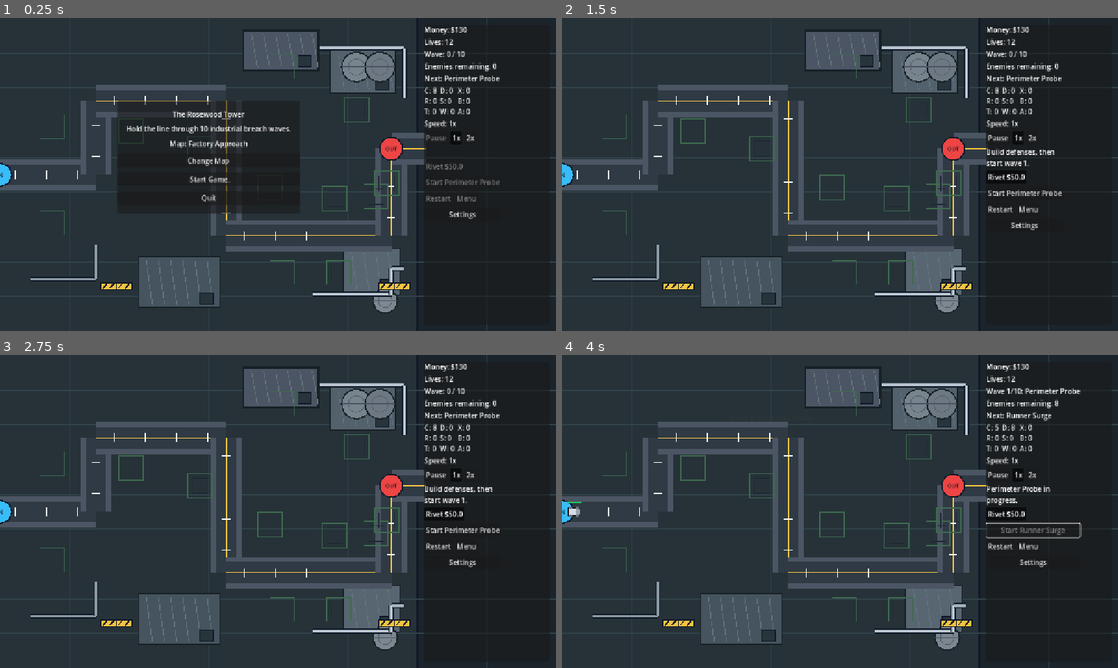
Above: before the commit, frames 1-4 (two rows, left to right).
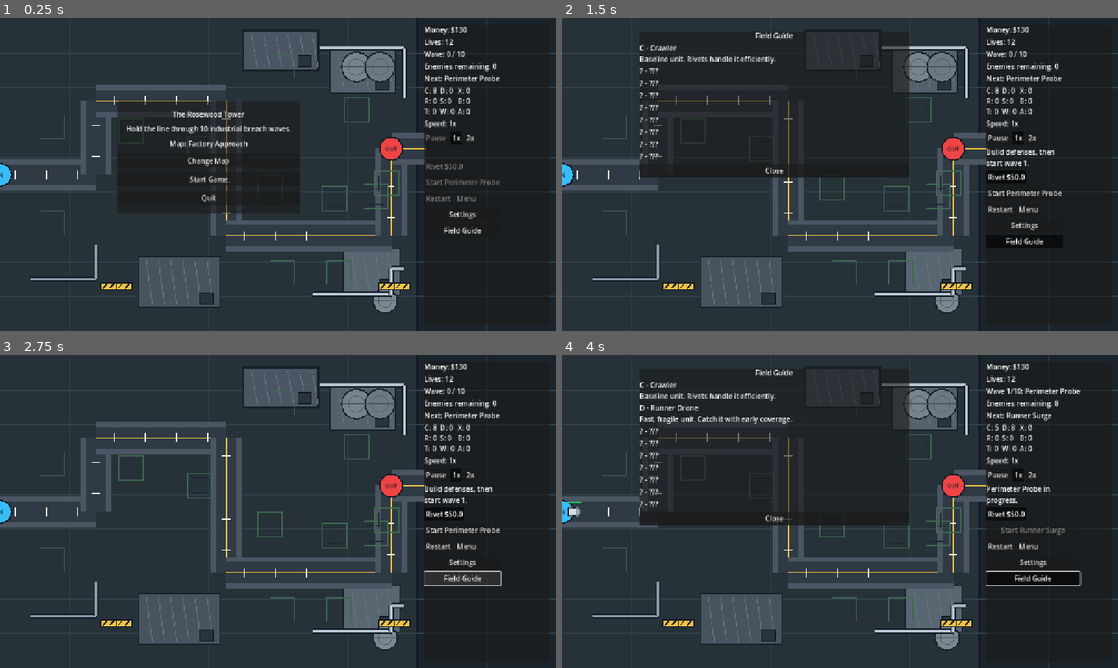
Above: after the commit, the same moments.

Repository: hobsojam/the-rosewood-tower
Game: Godot game, scene res://scenes/Game.tscn
Same seed, same stepped clock (60 frames per second), same inputs: the game is played once before the commit and once after it.
Inputs (mouse positions are in pixels of both pictures, inside the frame that each line leads up to):
- Up to frame 1 (0.25 s): no input
- Up to frame 2 (1.5 s): click (1023, 230) at 0.5 s, where only the run after the commit has a clickable "Field Guide"; click "Start Game" at 1.25 s
- Up to frame 3 (2.75 s): click (461, 577) at 2 s, where only the run after the commit has a clickable "Field Guide"
- Up to frame 4 (4 s): click "Start Perimeter Probe" at 2.75 s; click (1034, 577) at 3.5 s, where only the run after the commit has a clickable "Field Guide"

The runs differ from the first frame. In frame 1, less than 0.1% of the frame differs, in the area x 79-87%, y 66-69%; in frame 2, 9.5%; in frame 3, 0.2%; in frame 4, 11%, in the area x 13-94%, y 4-74%.

Commit message:
Add enemy codex (Field Guide) with progressive discovery
Enemies are revealed in the Field Guide the first time they appear in
the next-wave preview. Until then each entry shows "? - ???". Tooltip
text on the next-wave count labels follows the same rule: populated on
reveal, empty before.

- ENEMY_IDS const replaces the inline array in _create_hud
- ENEMY_CODEX const owns all enemy name/description data; removes
  the parallel _get_enemy_tooltip match function
- seen_enemy_ids tracked in _update_hud when next_counts go > 0
- _create_codex_panel builds the overlay; _update_codex_panel syncs
  both the panel rows and the count-label tooltips on each reveal
- Field Guide button added below Settings; codex_panel added to the
  pointer-over-UI check so clicks inside it don't place towers

Co-Authored-By: Claude Sonnet 4.6 <noreply@anthropic.com>

Diff:
--- a/scripts/Game.gd
+++ b/scripts/Game.gd
@@ -11,6 +11,18 @@
 const RECENT_BONUS_LIMIT := 2
 const TOWER_BONUS_SCALES := [1.0, 0.67, 0.4]
 const TOWER_ORDER := ["basic", "slow", "splash", "railgun", "aaa"]
+const ENEMY_IDS := ["standard", "fast", "decoy", "repair", "shield", "burrower", "armored", "siege", "air"]
+const ENEMY_CODEX := {
+	"standard": {"name": "Crawler", "description": "Baseline unit. Rivets handle it efficiently."},
+	"fast":     {"name": "Runner Drone", "description": "Fast, fragile unit. Catch it with early coverage."},
+	"shield":   {"name": "Shield Carrier", "description": "Protects nearby enemies. Focus the carrier."},
+	"decoy":    {"name": "Signal Decoy", "description": "Tough, low-reward distraction. Targeting mode matters."},
+	"repair":   {"name": "Repair Drone", "description": "Repairs nearby enemies. Kill it before armored groups."},
+	"burrower": {"name": "Tunnel Rig", "description": "Sprints above ground, then burrows. Mortars handle it best."},
+	"air":      {"name": "Rotor Drone", "description": "Air threat. Requires AAA coverage."},
+	"armored":  {"name": "Armored Hauler", "description": "Resists ordinary direct fire. Railguns and blast help."},
+	"siege":    {"name": "Siege Walker", "description": "Very tough, slow, and costs 2 lives if it breaches."},
+}
 const INITIAL_UNLOCKED_TOWERS := ["basic"]
 const REQUIRED_COUNTER_UNLOCKS := {
 	"air": {"id": "unlock_aaa", "name": "AAA Authorization", "description": "Air threat detected. Unlock AAA Flak Turrets.", "unlock_tower_id": "aaa"}
@@ -87,6 +99,10 @@
 var volume_label: Label
 var tower_buttons := {}
 var next_wave_count_labels := {}
+var seen_enemy_ids: Array[String] = []
+var codex_panel: PanelContainer
+var codex_row_labels := {}
+var codex_button: Button
 
 func _ready() -> void:
 	process_mode = Node.PROCESS_MODE_ALWAYS
@@ -180,10 +196,9 @@
 	next_wave_row.add_theme_constant_override("h_separation", 8)
 	next_wave_row.add_theme_constant_override("v_separation", 2)
 	layout.add_child(next_wave_row)
-	for enemy_id in ["standard", "fast", "decoy", "repair", "shield", "burrower", "armored", "siege", "air"]:
+	for enemy_id in ENEMY_IDS:
 		var label := Label.new()
 		label.text = "%s: 0" % _get_enemy_icon(enemy_id)
-		label.tooltip_text = "%s - %s" % [_get_enemy_icon(enemy_id), _get_enemy_tooltip(enemy_id)]
 		label.mouse_filter = Control.MOUSE_FILTER_PASS
 		next_wave_row.add_child(label)
 		next_wave_count_labels[enemy_id] = label
@@ -252,12 +267,19 @@
 	settings_button.pressed.connect(_on_settings_pressed)
 	layout.add_child(settings_button)
 
+	codex_button = Button.new()
+	codex_button.text = "Field Guide"
+	codex_button.toggle_mode = true
+	codex_button.pressed.connect(_on_codex_pressed)
+	layout.add_child(codex_button)
+
 	_create_bonus_panel()
 	_create_settings_panel(layout)
 	_create_selection_panel(layout)
 	_create_overlay_panel()
 	_create_title_panel()
 	_create_feedback_overlays()
+	_create_codex_panel()
 	tower_buttons[selected_tower_id].button_pressed = true
 	speed_1x_button.button_pressed = true
 	_update_tower_unlocks()
@@ -435,6 +457,50 @@
 	quit_button.text = "Quit"
 	quit_button.pressed.connect(_on_quit_pressed)
 	layout.add_child(quit_button)
+
+func _create_codex_panel() -> void:
+	codex_panel = PanelContainer.new()
+	codex_panel.position = Vector2(178, 30)
+	codex_panel.custom_minimum_size = Vector2(620, 0)
+	hud_layer.add_child(codex_panel)
+
+	var layout := VBoxContainer.new()
+	layout.add_theme_constant_override("separation", 6)
+	codex_panel.add_child(layout)
+
+	var title := Label.new()
+	title.text = "Field Guide"
+	title.horizontal_alignment = HORIZONTAL_ALIGNMENT_CENTER
+	layout.add_child(title)
+
+	for enemy_id in ENEMY_IDS:
+		var row := Label.new()
+		row.autowrap_mode = TextServer.AUTOWRAP_WORD_SMART
+		layout.add_child(row)
+		codex_row_labels[enemy_id] = row
+
+	var close_button := Button.new()
+	close_button.text = "Close"
+	close_button.pressed.connect(_on_codex_pressed)
+	layout.add_child(close_button)
+
+	codex_panel.visible = false
+	_update_codex_panel()
+
+func _on_codex_pressed() -> void:
+	codex_panel.visible = not codex_panel.visible
+	codex_button.button_pressed = codex_panel.visible
+
+func _update_codex_panel() -> void:
+	for enemy_id in codex_row_labels:
+		var row: Label = codex_row_labels[enemy_id]
+		if seen_enemy_ids.has(enemy_id):
+			var data: Dictionary = ENEMY_CODEX[enemy_id]
+			row.text = "%s - %s\n%s" % [_get_enemy_icon(enemy_id), data["name"], data["description"]]
+			next_wave_count_labels[enemy_id].tooltip_text = "%s - %s\n%s" % [_get_enemy_icon(enemy_id), data["name"], data["description"]]
+		else:
+			row.text = "? - ???"
+			next_wave_count_labels[enemy_id].tooltip_text = ""
 
 func _get_short_tower_name(tower_id: String) -> String:
 	match tower_id:
@@ -475,29 +541,6 @@
 			push_warning("_get_enemy_icon: unknown enemy_id '%s'" % enemy_id)
 			return "?"
 
-func _get_enemy_tooltip(enemy_id: String) -> String:
-	match enemy_id:
-		"standard":
-			return "Crawler\nBaseline unit. Rivets handle it efficiently."
-		"fast":
-			return "Runner Drone\nFast, fragile unit. Catch it with early coverage."
-		"shield":
-			return "Shield Carrier\nProtects nearby enemies. Focus the carrier."
-		"decoy":
-			return "Signal Decoy\nTough, low-reward distraction. Targeting mode matters."
-		"repair":
-			return "Repair Drone\nRepairs nearby enemies. Kill it before armored groups."
-		"burrower":
-			return "Tunnel Rig\nSprints above ground, then burrows. Mortars handle it best."
-		"air":
-			return "Rotor Drone\nAir threat. Requires AAA coverage."
-		"armored":
-			return "Armored Hauler\nResists ordinary direct fire. Railguns and blast help."
-		"siege":
-			return "Siege Walker\nVery tough, slow, and costs 2 lives if it breaches."
-		_:
-			push_warning("_get_enemy_tooltip: unknown enemy_id '%s'" % enemy_id)
-			return ""
 
 func _try_place_tower(global_pos: Vector2) -> void:
 	if not game_started or wave_manager.game_over:
@@ -1007,7 +1050,7 @@
 
 func _is_pointer_over_ui() -> bool:
 	var mouse_pos := get_viewport().get_mouse_position()
-	for panel in [hud_panel, bonus_panel, selection_panel, settings_panel, overlay_panel, title_panel]:
+	for panel in [hud_panel, bonus_panel, selection_panel, settings_panel, overlay_panel, title_panel, codex_panel]:
 		if panel != null and panel.visible and panel.get_global_rect().has_point(mouse_pos):
 			return true
 	return false
@@ -1040,6 +1083,13 @@
 	enemies_label.text = "Enemies remaining: %s" % wave_manager.get_remaining_enemies()
 	next_wave_label.text = "Next: %s" % wave_manager.get_next_wave_name()
 	var next_counts: Dictionary = wave_manager.get_next_wave_counts()
+	var newly_seen := false
+	for enemy_id in ENEMY_IDS:
+		if int(next_counts.get(enemy_id, 0)) > 0 and not seen_enemy_ids.has(enemy_id):
+			seen_enemy_ids.append(enemy_id)
+			newly_seen = true
+	if newly_seen:
+		_update_codex_panel()
 	for enemy_id in next_wave_count_labels:
 		next_wave_count_labels[enemy_id].text = "%s: %s" % [_get_enemy_icon(enemy_id), int(next_counts.get(enemy_id, 0))]
 	speed_label.text = "Speed: paused" if game_paused else "Speed: %sx" % int(game_speed)
